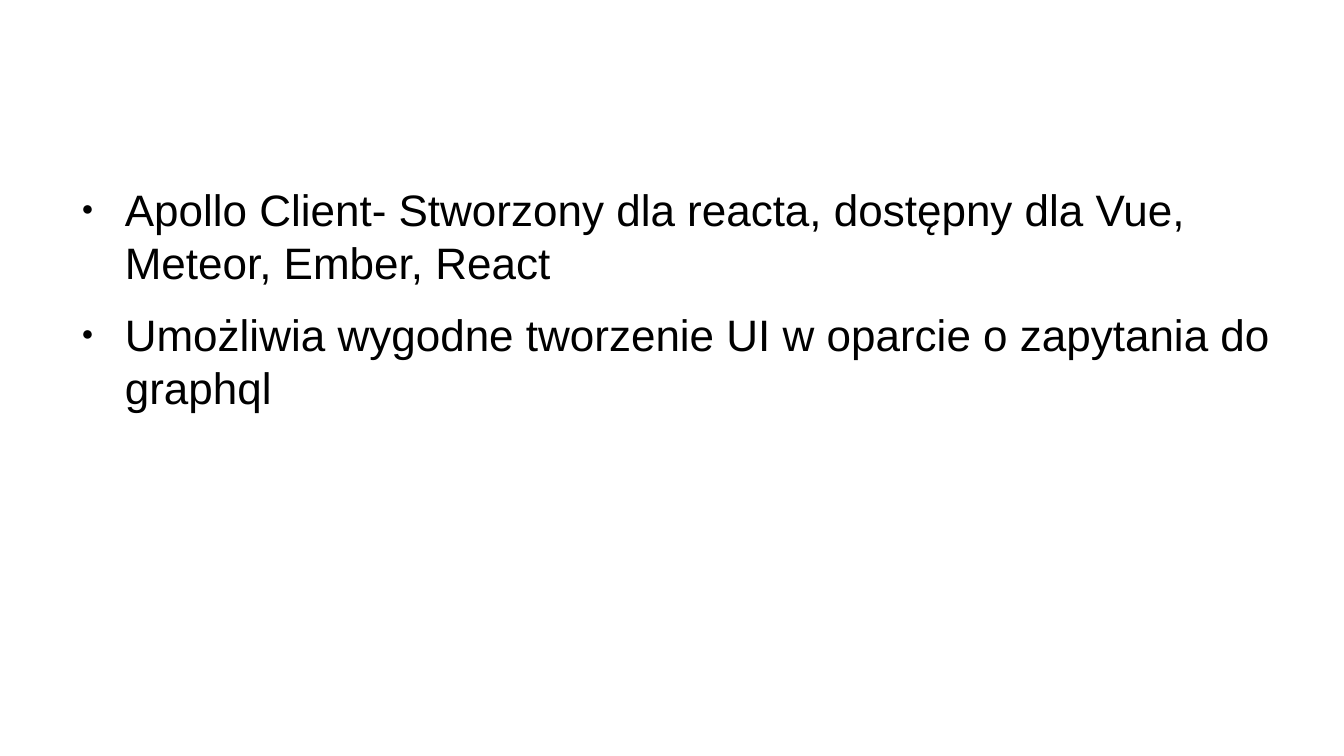
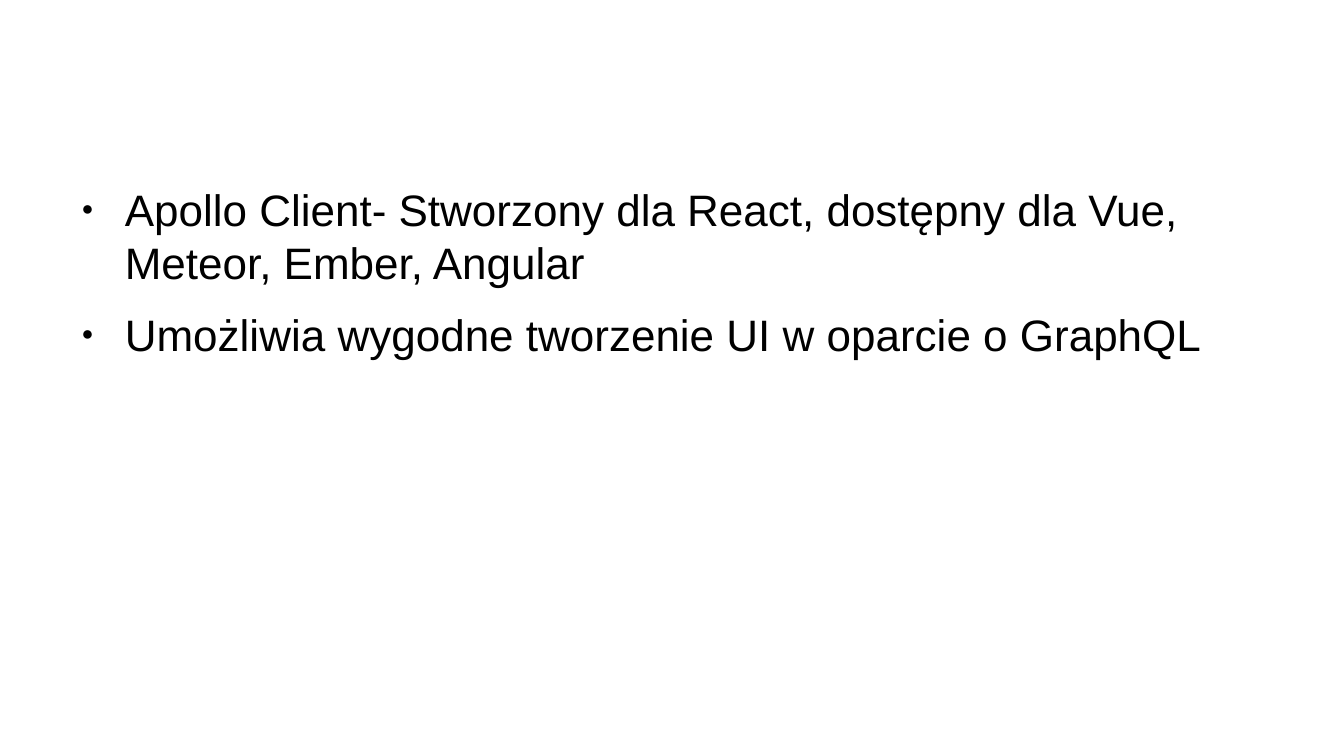
Before and after one commit to masives/meetjs-graphql, a slide deck: slide 14 of prezentacja.odp. Drawn at 1344x756 pixels with LibreOffice and Linux fonts; fonts in the diff are those of the drawing; background and template pictures are left out. Boxes give left, top, right and bottom in pixels: in the first picture for what was removed or moved away, otherwise in the second. Text is boxed around its words. In the diff, an @@ line names an element or a change of style, - is before the commit and + after.

Commit message:
update presentation

```diff
--- a/prezentacja.odp
+++ b/prezentacja.odp
@@ text at (125, 194, 1201, 360): text changed @@
-● Apollo Client- Stworzony dla reacta, dostępny dla Vue, Meteor, Ember, React
-● Umożliwia wygodne tworzenie UI w oparcie o zapytania do graphql
+● Apollo Client- Stworzony dla React, dostępny dla Vue, Meteor, Ember, Angular
+● Umożliwia wygodne tworzenie UI w oparcie o GraphQL
```
Also in this commit, not shown: 1 other slide changed.
